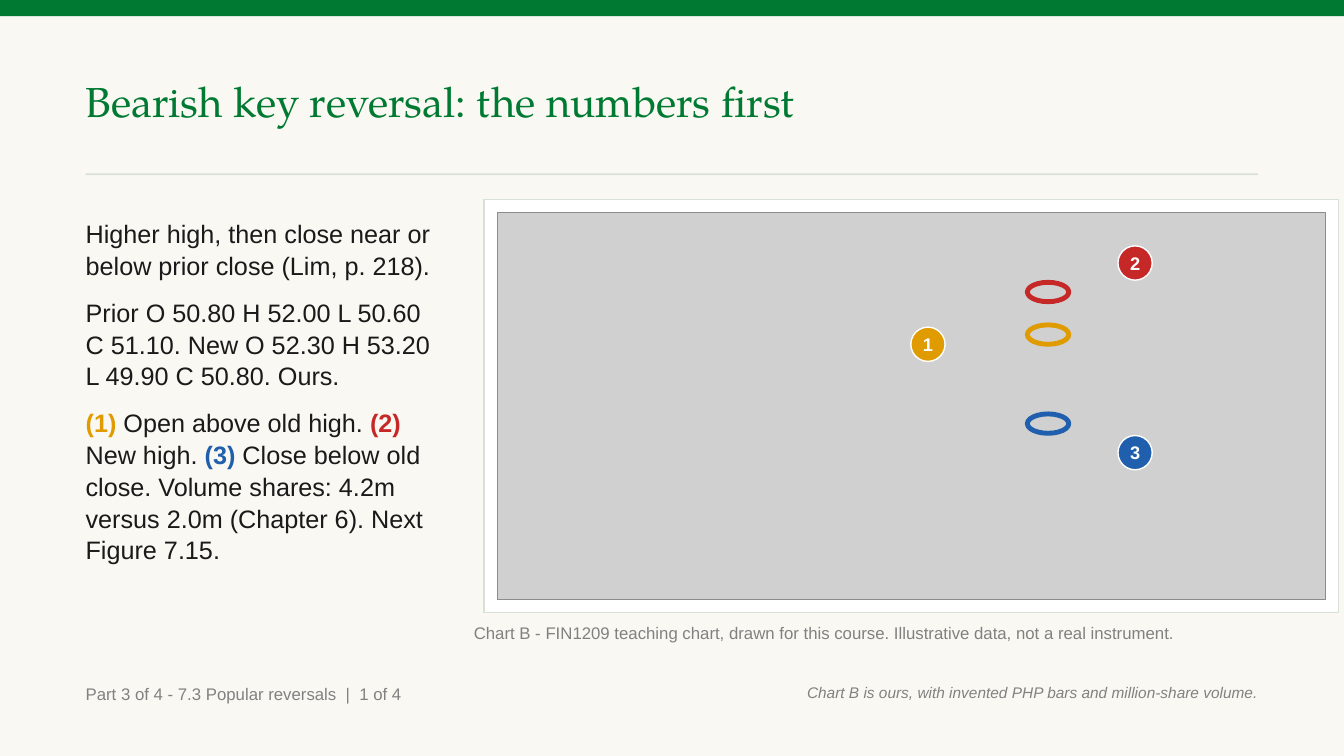
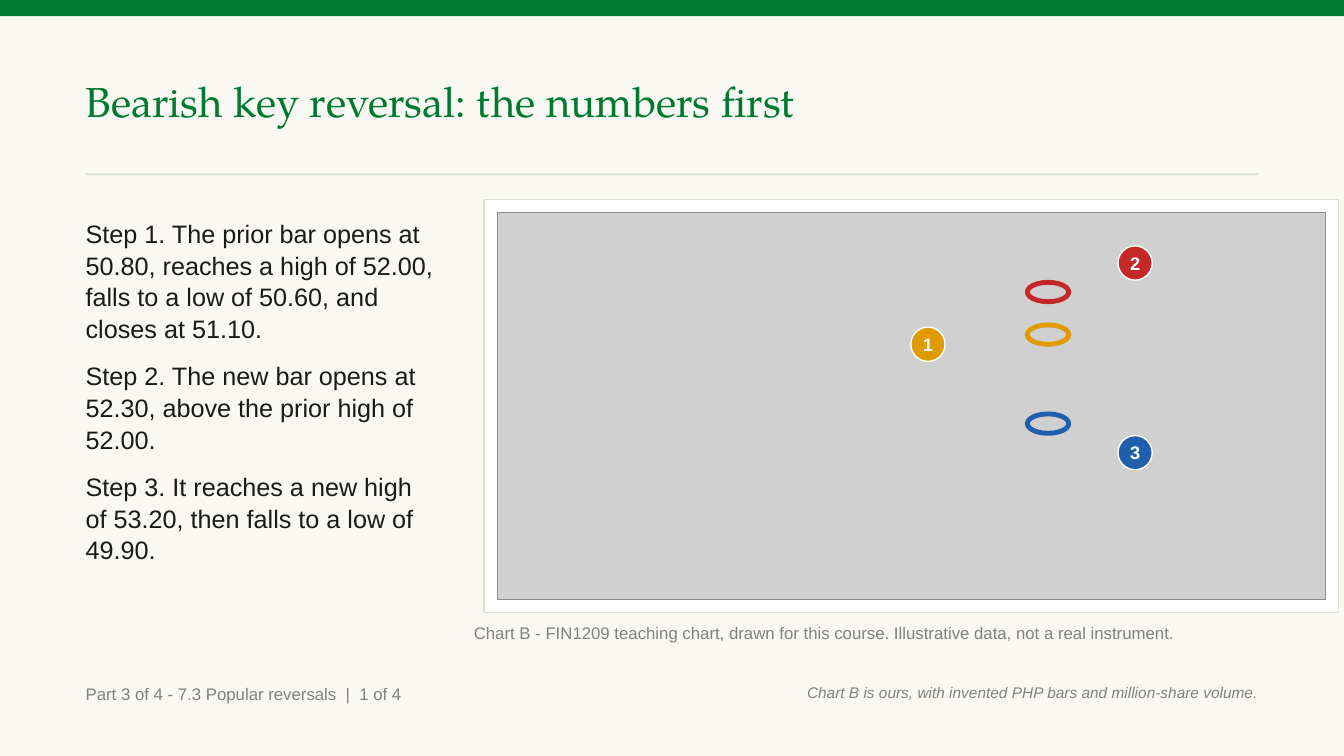
Before and after one commit to benjiesotelo-sudo/Telos_FIN1209, a slide deck: slide 7 of chapter-07/FIN1209-Chapter-07.pptx. Drawn at 1344x756 pixels with LibreOffice and Linux fonts; fonts in the diff are those of the drawing; grey boxes stand for pictures. Boxes give left, top, right and bottom in pixels: in the first picture for what was removed or moved away, otherwise in the second. Text is boxed around its words. In the diff, an @@ line names an element or a change of style, - is before the commit and + after.

Commit message:
Restore Chapter 7 sample teaching detail

```diff
--- a/chapter-07/FIN1209-Chapter-07.pptx
+++ b/chapter-07/FIN1209-Chapter-07.pptx
@@ text at (86,224,433,560): text changed @@
-Higher high, then close near or below prior close (Lim, p. 218).
-Prior O 50.80 H 52.00 L 50.60 C 51.10. New O 52.30 H 53.20 L 49.90 C 50.80. Ours.
-(1) Open above old high. (2) New high. (3) Close below old close. Volume shares: 4.2m versus 2.0m (Chapter 6). Next Figure 7.15.
+Step 1. The prior bar opens at 50.80, reaches a high of 52.00, falls to a low of 50.60, and closes at 51.10.
+Step 2. The new bar opens at 52.30, above the prior high of 52.00.
+Step 3. It reaches a new high of 53.20, then falls to a low of 49.90.
```
Also in this commit, not shown: 6 other slides changed, 3 other files.
